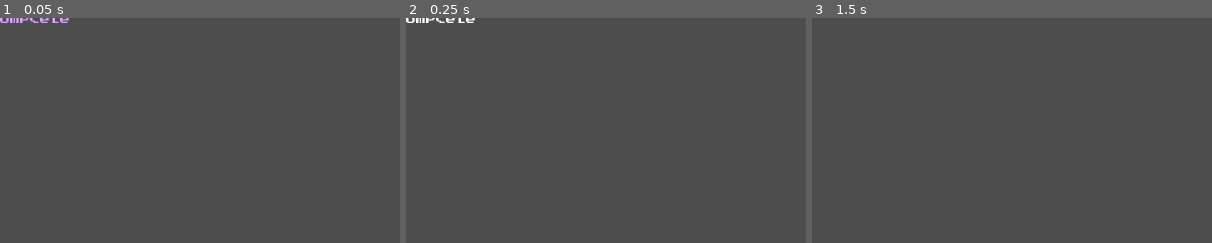
Above: before the commit, frames 1-3 (left to right).
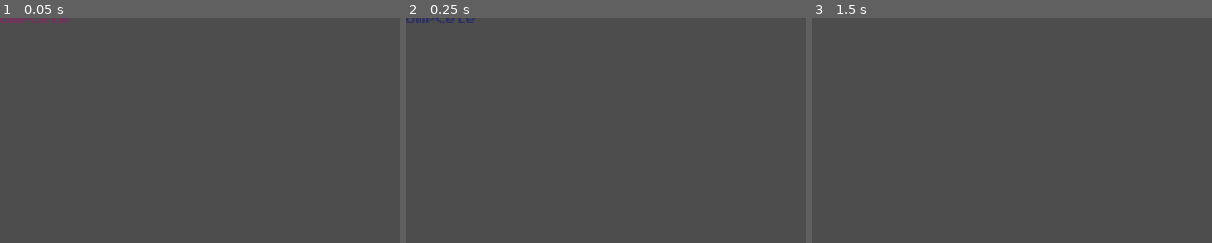
Above: after the commit, the same moments.

Repository: callumrann/gmtk-jam
Game: Godot game, scene res://scenes/things/fancy_text.tscn
The game is run twice, just before and just after one commit, with the same random seed, the same clock (stepped at 60 frames per second) and the same inputs. This scene is started directly instead of the project's main scene. Sound files missing from this copy of the repository are replaced by a short silence.
Inputs (mouse positions are % of the whole screen's width and height, from its top left):
- Up to frame 1 (0.05 s): no input
- Up to frame 2 (0.25 s): no input
- Up to frame 3 (1.5 s): tap Enter at 0.5 s; move the mouse to (72, 45) at 0.52 s; hold D (move_right) 0.53-1.28 s; tap E (interact) at 0.6 s; tap Space at 1.25 s; move the mouse to (30, 55) at 1.27 s; hold S (move_down) from 1.28 s (still down); click (30, 55) at 1.35 s
The pictures show only the part of the screen within x 0-50%, y 0-50%; the shares and areas given below are measured in that part.

The runs differ from the first frame. In frame 1, 0.3% of the frame differs, in the area x 0-18%, y 0-3%; in frame 2, 0.3%; in frame 3, nothing differs.

Commit message:
feat: add floating level clear text on last enemy killed

Diff:
--- a/scenes/levels/levels_loader.tscn
+++ b/scenes/levels/levels_loader.tscn
@@ -726,6 +726,22 @@
 theme = ExtResource("2_vmewy")
 text = "Main Menu"
 
+[node name="LevelClearTextHolder" type="CanvasLayer" parent="UI" unique_id=1055403699]
+
+[node name="Control" type="Control" parent="UI/LevelClearTextHolder" unique_id=22377847]
+layout_mode = 3
+anchors_preset = 8
+anchor_left = 0.5
+anchor_top = 0.5
+anchor_right = 0.5
+anchor_bottom = 0.5
+offset_left = -20.0
+offset_top = -20.0
+offset_right = 20.0
+offset_bottom = 20.0
+grow_horizontal = 2
+grow_vertical = 2
+
 [node name="LevelContainer" type="Node2D" parent="." unique_id=277064604]
 process_mode = 1
 
--- a/scenes/things/fancy_text.tscn
+++ b/scenes/things/fancy_text.tscn
@@ -12,10 +12,10 @@
 anchor_top = 0.5
 anchor_right = 0.5
 anchor_bottom = 0.5
-offset_left = -204.5
-offset_top = -113.0
-offset_right = 204.5
-offset_bottom = 113.0
+offset_left = -480.0
+offset_top = -270.0
+offset_right = 480.0
+offset_bottom = 270.0
 grow_horizontal = 2
 grow_vertical = 2
 theme_override_fonts/normal_font = ExtResource("2_156ra")
--- a/scripts/levels/levels_loader.gd
+++ b/scripts/levels/levels_loader.gd
@@ -100,10 +100,18 @@
 func reset_hud() -> void:
 	hud.reset_hud()
 
+
+@onready var level_clear_text_holder: Control = $"UI/LevelClearTextHolder/Control"
+const k_fancy_text_scene: PackedScene = preload("res://scenes/things/fancy_text.tscn")
 func enemy_dead() -> void:
 	spawned_level.enemy_count -= 1
 	if spawned_level.enemy_count <= 0:
 		spawned_level.enable_exit()
+
+		var text_instance = k_fancy_text_scene.instantiate()
+		#text_instance.global_position = global_position + Vector2(0, -20)
+		level_clear_text_holder.add_child(text_instance)
+		text_instance.setup("LEVEL CLEAR!")
 
 '''
 ====== Level Complete Menu ======
--- a/scripts/things/fancy_text.gd
+++ b/scripts/things/fancy_text.gd
@@ -1,8 +1,8 @@
 extends Node2D
 @onready var rich_label: RichTextLabel = $RichTextLabel
 
-@export var start_colour: Color = Color.WHITE
-@export var flash_colour: Color = Color.PURPLE
+@export var start_colour: Color = Color("2e3060")
+@export var flash_colour: Color = Color("e7305e")
 @export var flash_speed: float = 8.0
 @export var wave_amplitude: float = 80.0
 @export var wave_frequency: float = 5.0
